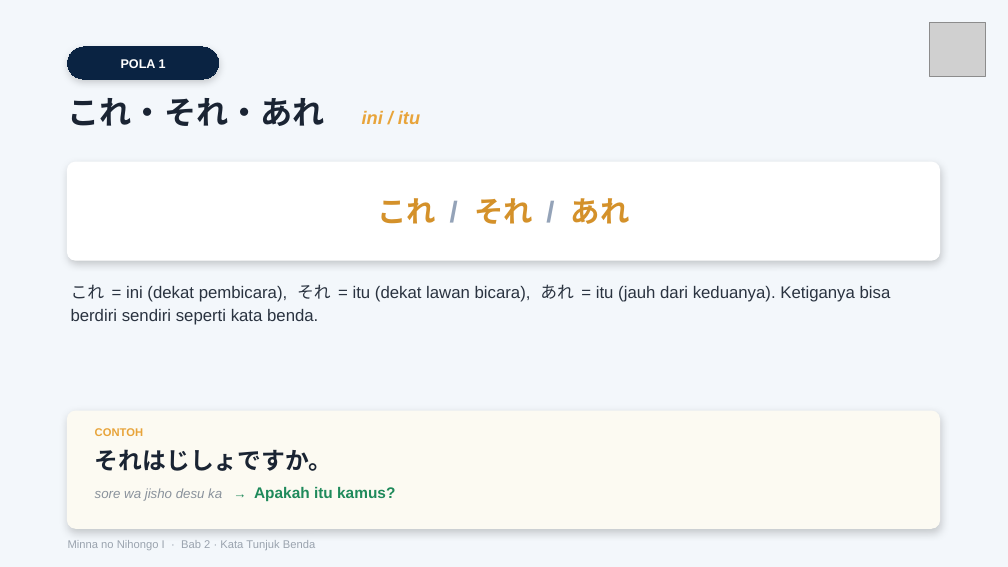
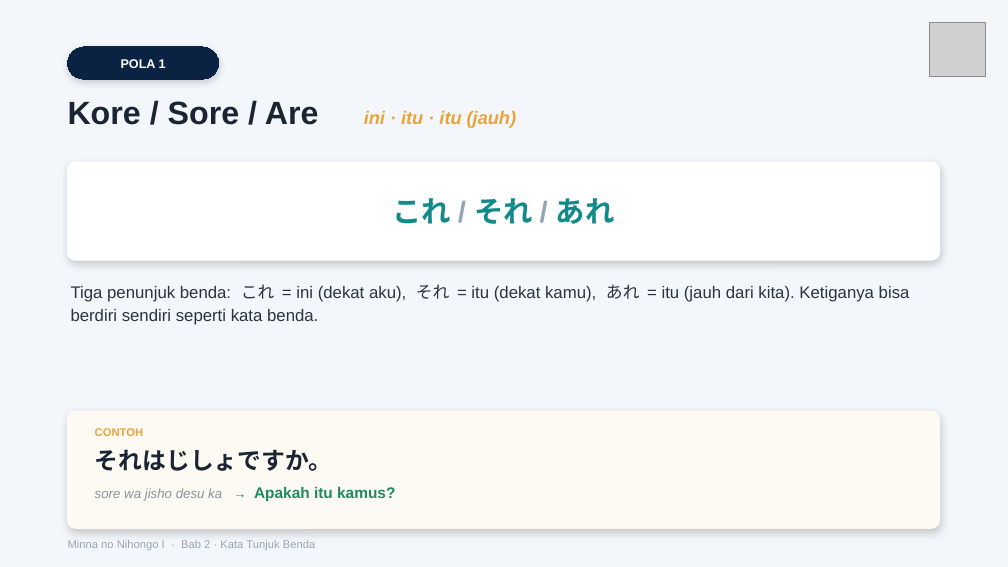
Before and after one commit to jbridgecenter-source/materi, a slide deck: slide 2 of Modul Minna 1/Bab 2/27. Minna 1 Tata Bahasa Bab 2 - Slide.pptx. Drawn at 1008x567 pixels with LibreOffice and Linux fonts; fonts in the diff are those of the drawing; grey boxes stand for pictures. Boxes give left, top, right and bottom in pixels: in the first picture for what was removed or moved away, otherwise in the second. Text is boxed around its words. In the diff, an @@ line names an element or a change of style, - is before the commit and + after.

```diff
--- a/Modul Minna 1/Bab 2/27. Minna 1 Tata Bahasa Bab 2 - Slide.pptx
+++ b/Modul Minna 1/Bab 2/27. Minna 1 Tata Bahasa Bab 2 - Slide.pptx
@@ text at [68,101,516,128]: text changed; size 23 to 13 pt; text colour #1A2433 to #E8A43A; italic on @@
-これ・それ・あれ ini / itu
+Kore / Sore / Are ini · itu · itu (jauh)
@@ text "これ / それ / あれ" at [392,198,615,224]: text colour #D4912A to #138A8A in "これ それ あれ" @@
@@ text at [71,284,910,325]: text changed @@
-これ = ini (dekat pembicara), それ = itu (dekat lawan bicara), あれ = itu (jauh dari keduanya). Ketiganya bisa berdiri sendiri seperti kata benda.
+Tiga penunjuk benda: これ = ini (dekat aku), それ = itu (dekat kamu), あれ = itu (jauh dari kita). Ketiganya bisa berdiri sendiri seperti kata benda.
```
Also in this commit, not shown: 10 other slides changed.
